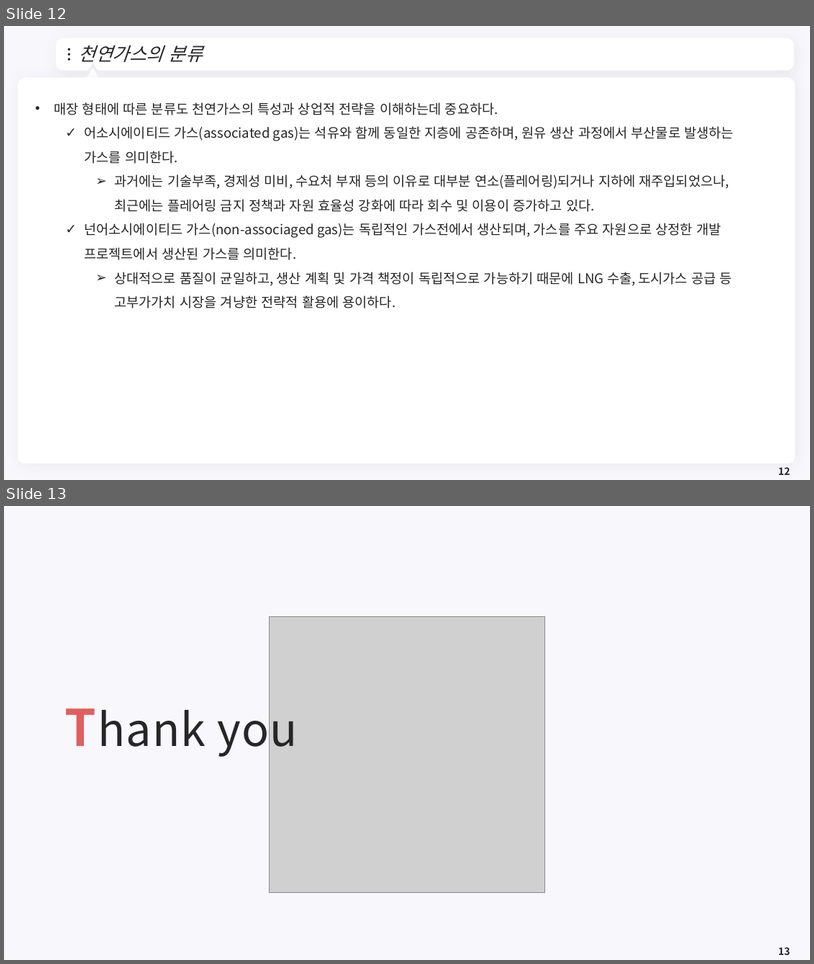
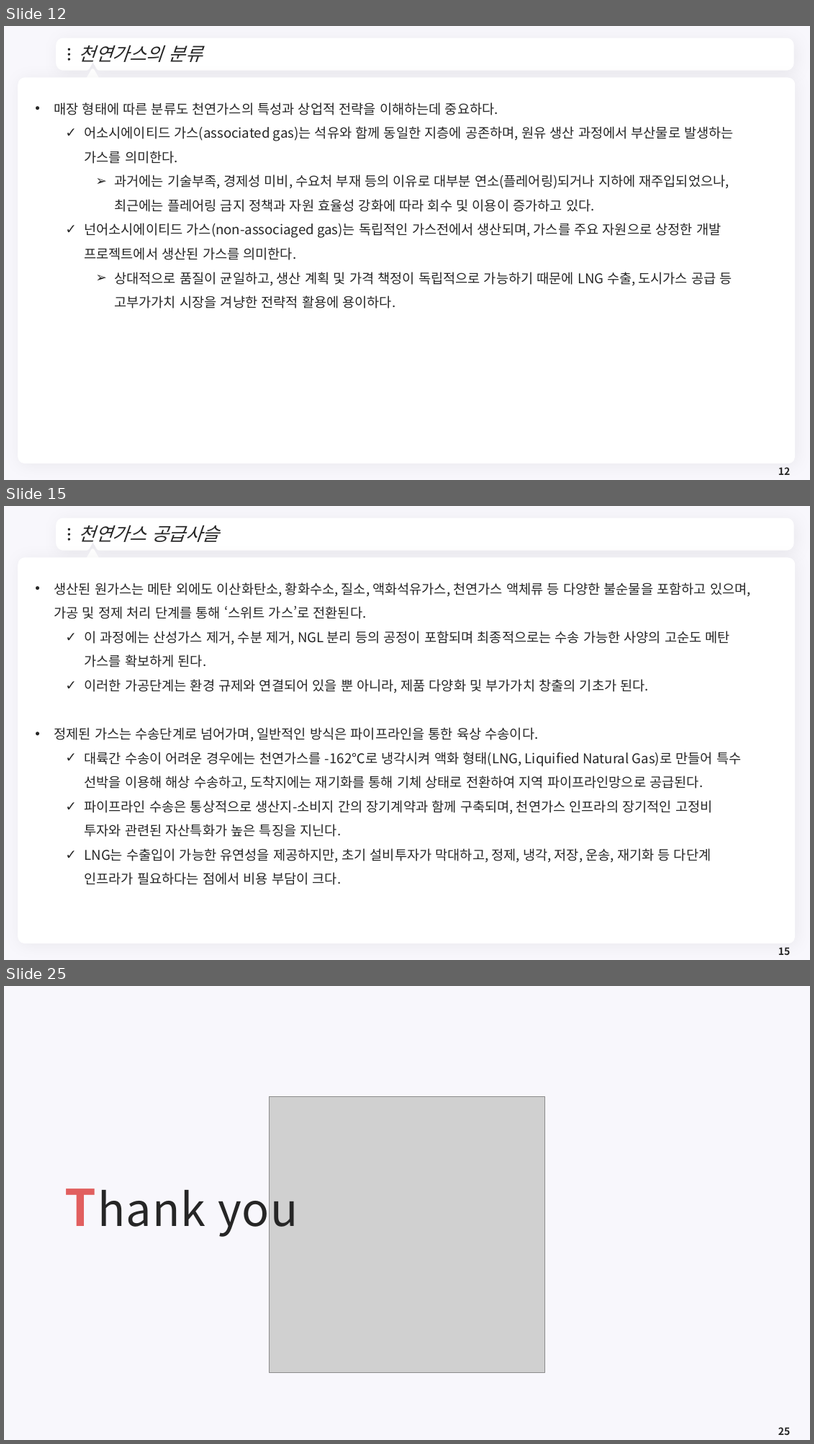
Before and after one commit to meandthey/Teaching, a slide deck: 에너지경제학/자원에너지경제학_Chapter_3 (가스).pptx. Shown one above the other, each under a label of ours: slides 12 and 13 before the commit, slides 12, 15 and 25 after it; the slides between them are not shown. The pictures are 814x964 and 814x1444 pixels, drawn with LibreOffice and Linux fonts; fonts in the diff are those of the drawing; grey boxes stand for pictures; background and template pictures are left out. Boxes give left, top, right and bottom in pixels: in the first picture for what was removed or moved away, otherwise in the second. Text is boxed around its words. In the diff, an @@ line names an element or a change of style, - is before the commit and + after.

```diff
--- a/에너지경제학/자원에너지경제학_Chapter_3 (가스).pptx
+++ b/에너지경제학/자원에너지경제학_Chapter_3 (가스).pptx
@@ slide 15 added at <box>4,506,810,960</box>, background #F8F7FC; not listed: 7 template elements that a slide beside it also shows @@
@@ title added at <box>79,525,219,542</box>, 22 pt, text #262626, italic @@
+천연가스 공급사슬
@@ text added at <box>54,582,751,885</box>, 16 pt, text #262626 @@
+• 생산된 원가스는 메탄 외에도 이산화탄소, 황화수소, 질소, 액화석유가스, 천연가스 액체류 등 다양한 불순물을 포함하고 있으며, 가공 및 정제 처리 단계를 통해 ‘스위트 가스’로 전환된다.
+  ✓ 이 과정에는 산성가스 제거, 수분 제거, NGL 분리 등의 공정이 포함되며 최종적으로는 수송 가능한 사양의 고순도 메탄 가스를 확보하게 된다.
+  ✓ 이러한 가공단계는 환경 규제와 연결되어 있을 뿐 아니라, 제품 다양화 및 부가가치 창출의 기초가 된다.
+• 정제된 가스는 수송단계로 넘어가며, 일반적인 방식은 파이프라인을 통한 육상 수송이다.
+  ✓ 대륙간 수송이 어려운 경우에는 천연가스를 -162℃로 냉각시켜 액화 형태(LNG, Liquified Natural Gas)로 만들어 특수 선박을 이용해 해상 수송하고, 도착지에는 재기화를 통해 기체 상태로 전환하여 지역 파이프라인망으로 공급된다.
+  ✓ 파이프라인 수송은 통상적으로 생산지-소비지 간의 장기계약과 함께 구축되며, 천연가스 인프라의 장기적인 고정비 투자와 관련된 자산특화가 높은 특징을 지닌다.
+  ✓ LNG는 수출입이 가능한 유연성을 제공하지만, 초기 설비투자가 막대하고, 정제, 냉각, 저장, 운송, 재기화 등 다단계 인프라가 필요하다는 점에서 비용 부담이 크다.
@@ page number added at <box>779,947,790,955</box>, 12 pt, text #262626, bold @@
+15
@@ what was slide 13 is now slide 25 @@
@@ page number at <box>779,1427,790,1435</box>: text changed @@
-13
+25
```
Also in this commit, not shown: 11 other slides added.
